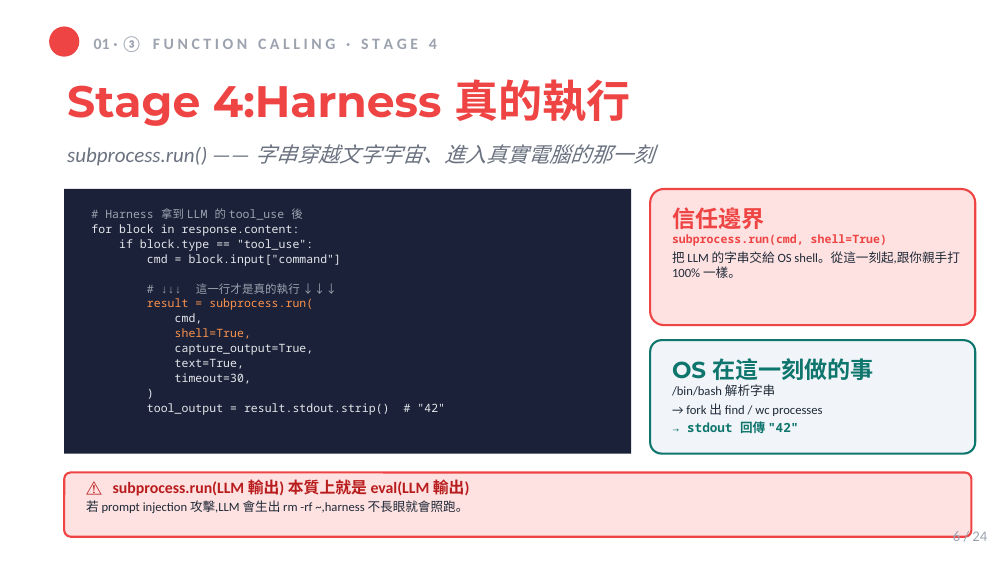
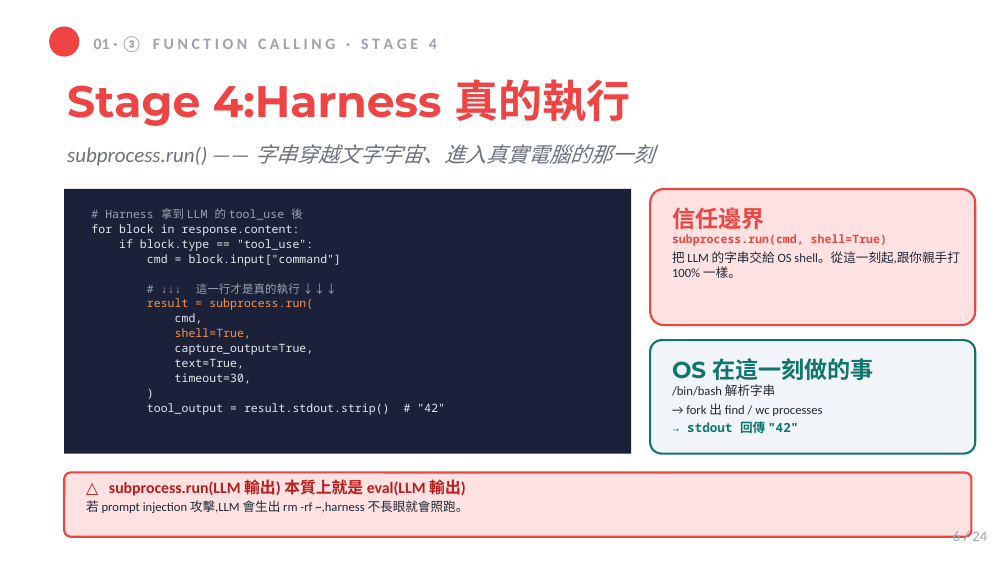
Before and after one commit to mjib007/nchu-mcp-workshop-2026, a slide deck: slide 6 of 02-how-mcp-works.pptx. Drawn at 1008x567 pixels with LibreOffice and Linux fonts; fonts in the diff are those of the drawing. Boxes give left, top, right and bottom in pixels: in the first picture for what was removed or moved away, otherwise in the second. Text is boxed around its words. In the diff, an @@ line names an element or a change of style, - is before the commit and + after.

```diff
--- a/02-how-mcp-works.pptx
+++ b/02-how-mcp-works.pptx
@@ text at (x1=109, y1=479, x2=466, y2=496): text changed @@
-⚠ subprocess.run(LLM 輸出) 本質上就是 eval(LLM 輸出)
+△ subprocess.run(LLM 輸出) 本質上就是 eval(LLM 輸出)
```
Also in this commit, not shown: 8 other files.
